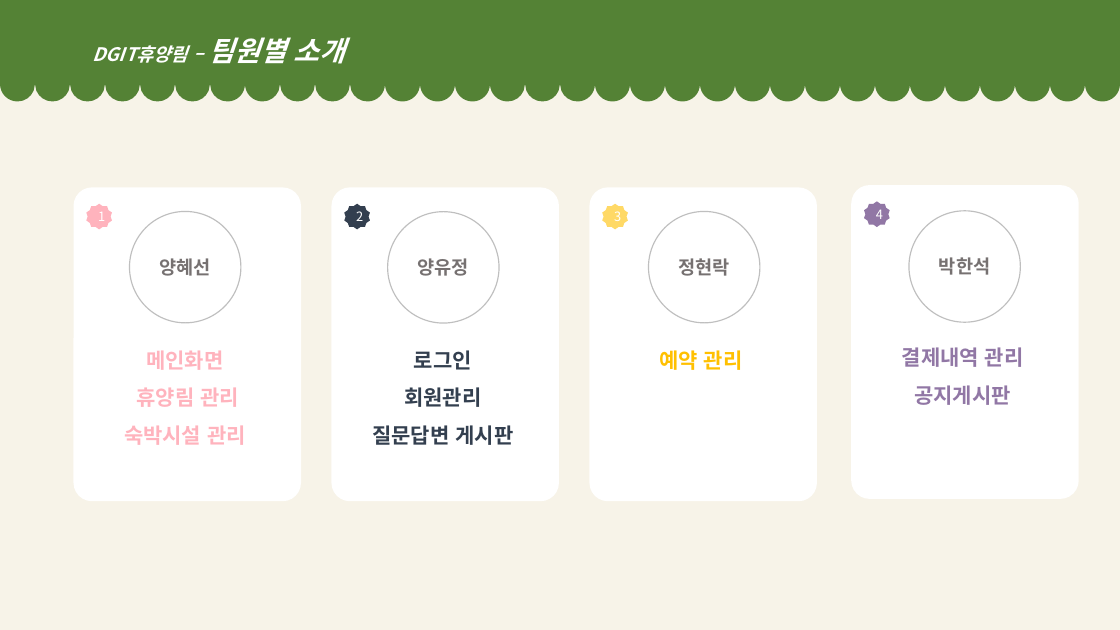
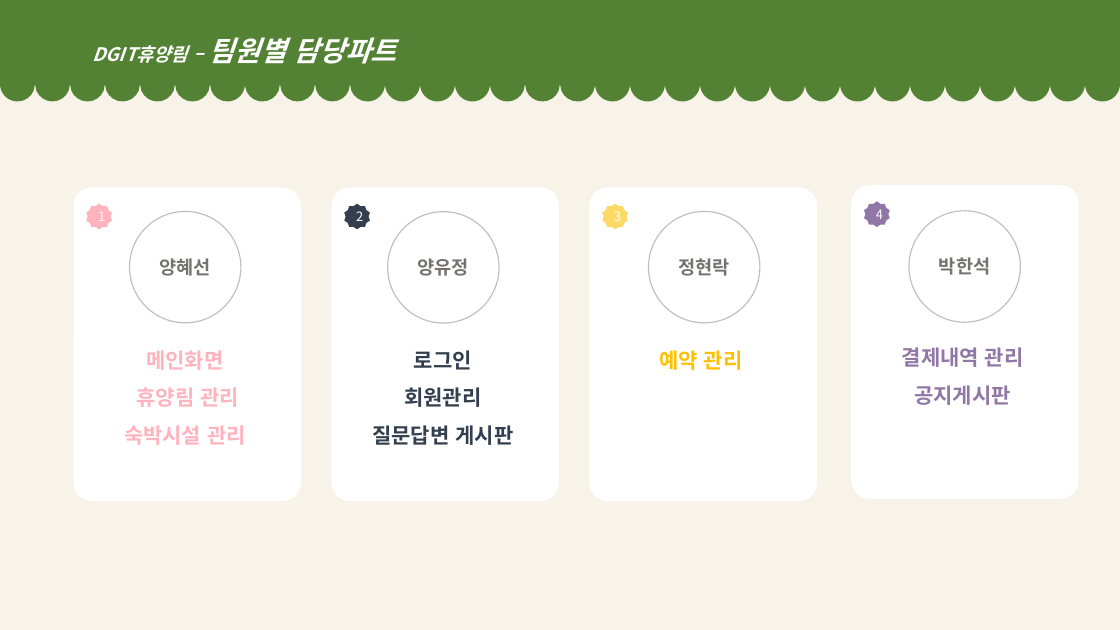
Before and after one commit to dhddldidk/forest, a slide deck: slide 6 of dataFiles/forest.pptx. Drawn at 1120x630 pixels with LibreOffice and Linux fonts; fonts in the diff are those of the drawing. Boxes give left, top, right and bottom in pixels: in the first picture for what was removed or moved away, otherwise in the second. Text is boxed around its words. In the diff, an @@ line names an element or a change of style, - is before the commit and + after.

```diff
--- a/dataFiles/forest.pptx
+++ b/dataFiles/forest.pptx
@@ text at bbox=[92, 37, 397, 64]: text changed @@
-    DGIT휴양림 – 팀원별 소개
+    DGIT휴양림 – 팀원별 담당파트
```
Also in this commit, not shown: 6 other slides changed.
